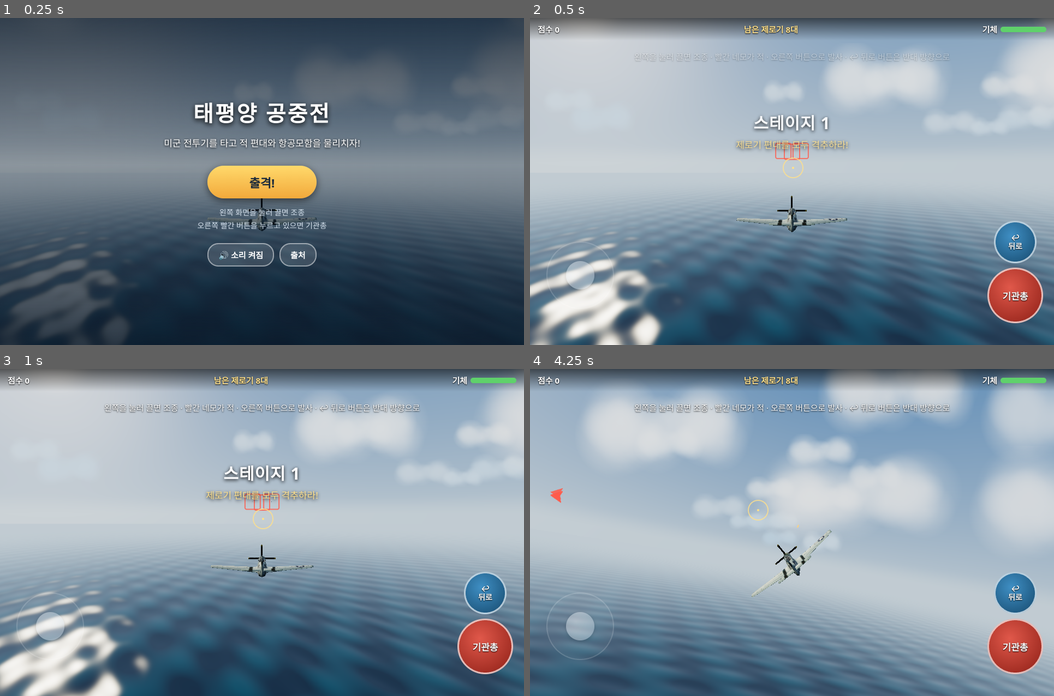
Above: before the commit, frames 1-4 (two rows, left to right).
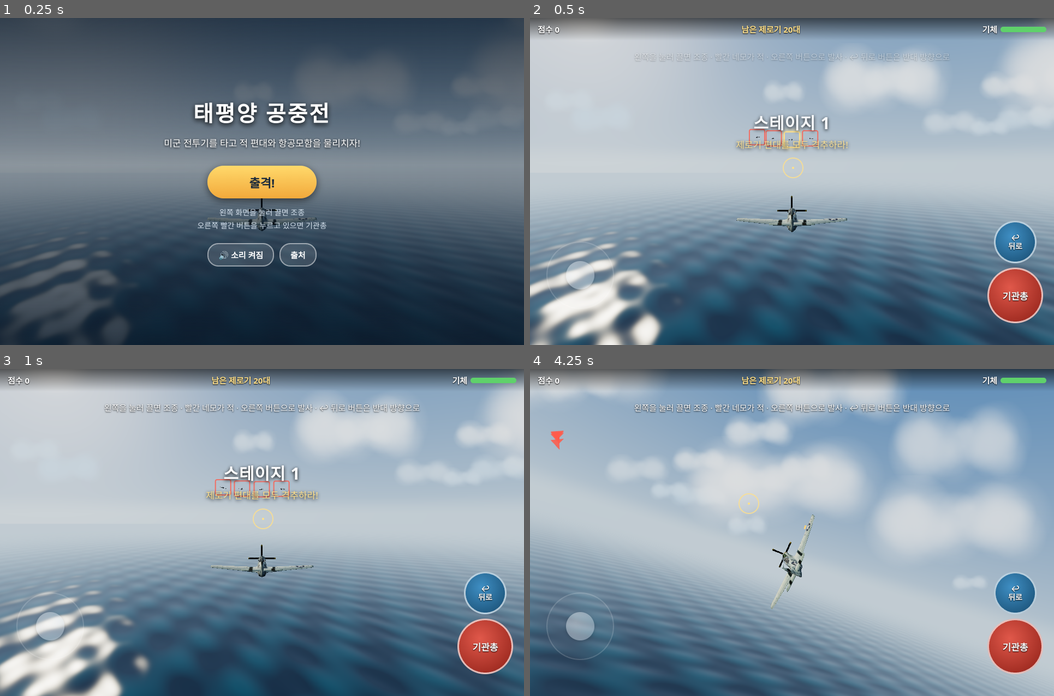
Above: after the commit, the same moments.

Repository: gamjagf/pacific-air-war
Game: browser game, page index.html
Same seed, same stepped clock (60 frames per second), same inputs: the game is played once before the commit and once after it.
Inputs (mouse positions are in pixels of both pictures, inside the frame that each line leads up to):
- Up to frame 1 (0.25 s): no input
- Up to frame 2 (0.5 s): click (792, 181) at 0.27 s
- Up to frame 3 (1 s): no input
- Up to frame 4 (4.25 s): hold Right 1.03-1.53 s; tap Space every 0.5 s from 1.1 to 4.1 s; hold Down 1.58-1.85 s; hold Left 1.9-2.47 s; hold Up 2.52-2.82 s; tap Z at 2.52 s; hold Right 2.87-3.53 s; hold Up 3.58-3.82 s; hold Left from 3.87 s (still down)

Frame 1 is identical in both runs. In frame 2, 0.5% of the frame differs, in the area x 40-56%, y 2-44%; in frame 3, 0.5%; in frame 4, 38%, in the area x 0-100%, y 0-100%.

Commit message:
Make dogfights livelier: steeper bank, longer bullets, bigger and more frequent enemies
- Bank up to ~100 degrees, turn 135 deg/s
- Bullets 650 m/s, ~1.5 km range, tracers grow with distance
- Zeros 1.7x bigger (hit radius 11 m); stage 1 has 4 waves (20 zeros)
- Enemies off-screen for 2.5 s reappear ahead and flee slowly so they are easy to chase
- Stage 3 keeps sending zeros while the boss is alive

Co-Authored-By: Claude Opus 5.5 <noreply@anthropic.com>

Diff:
--- a/js/enemies.js
+++ b/js/enemies.js
@@ -4,11 +4,14 @@
 import { segmentHitsSphere } from './weapons.js';
 
 const SPEED = 66;            // 가까이에선 내 비행기(75)보다 느림 → 뒤를 잡을 수 있음
-const CATCHUP_SPEED = 90;    // 멀리 떨어지면 빨라져서 다시 싸움에 끼어듦
-const MAX_YAW_RATE = 0.62;   // 도는 빠르기 (라디안/초)
+const CATCHUP_SPEED = 105;   // 멀리 떨어지면 빨라져서 얼른 다시 싸움에 끼어듦
+const MAX_YAW_RATE = 0.8;    // 도는 빠르기 (라디안/초). 빨리 돌아와서 화면에 자주 보이게
 const PITCH_RATE = 0.55, MAX_PITCH = 0.6;
 const HP = 4;                // 총알 4발 맞으면 격추
-const RADIUS = 7;            // 명중 판정 크기 (실제 날개보다 넉넉하게)
+const SIZE = 1.7;            // 적 비행기를 실제보다 크게 보이게 (화면에서 잘 보이도록)
+const RADIUS = 11;           // 명중 판정 크기 (커진 날개보다 넉넉하게)
+const AWAY_DIST = 200, AWAY_TIME = 2.5, RETURN_DIST = 420; // 화면 밖(뒤·옆)에 2.5초 넘게 있으면 내 앞 420m로 다시 데려옴
+const FLEE_SPEED = 58;       // 다시 나타난 적은 내 앞에서 같은 쪽으로 천천히 날아감 → 쫓아가서 쏘기 쉬움
 const FIRE_RANGE = 520, FIRE_CONE = 0.12;
 const SHOT_RATE = 7, BURST = 0.9;          // 0.9초 동안 연사하고
 const COOL_MIN = 1.8, COOL_RAND = 1.0;     // 2~3초 쉼
@@ -56,6 +59,7 @@
   // ---------- 적 한 대 만들기 ----------
   function makeEnemy(pos, yaw, latVec) {
     const mesh = models.make('enemy');
+    mesh.scale.setScalar(SIZE);
     mesh.position.copy(pos);
     scene.add(mesh);
     const e = {
@@ -64,7 +68,7 @@
       yaw, pitch: 0, roll: 0, speed: SPEED, hp: HP, radius: RADIUS,
       targetable: true,           // 아직 격추 안 됨 = 총알·표시 대상
       state: 'approach', timer: 0,
-      burst: 0, shotT: 0, cool: 1 + Math.random() * 2, smokeT: 0,
+      burst: 0, shotT: 0, cool: 1 + Math.random() * 2, smokeT: 0, away: 0,
       latVec: latVec.clone(),     // 편대 자리 (다가올 때 옆으로 벌린 거리)
       jit: new THREE.Vector3((Math.random() - 0.5) * 80, (Math.random() - 0.5) * 40, (Math.random() - 0.5) * 80),
       goal: new THREE.Vector3(),
@@ -113,18 +117,30 @@
 
   function evade(e) {
     e.state = 'evade';
-    e.timer = 2.2 + Math.random() * 1.2;
+    e.timer = 1.2 + Math.random() * 0.8;   // 짧게 빠졌다가 금방 다시 공격
     right.crossVectors(e.forward, UP).normalize();
-    e.goal.copy(e.position).addScaledVector(e.forward, 500)
-      .addScaledVector(right, (Math.random() < 0.5 ? -1 : 1) * 350);
+    e.goal.copy(e.position).addScaledVector(e.forward, 300)
+      .addScaledVector(right, (Math.random() < 0.5 ? -1 : 1) * 220);
     e.goal.y = Math.max(140, e.position.y + (Math.random() - 0.3) * 200);
+  }
+
+  function bringBack(e, p) {
+    const a = p.yaw + (Math.random() - 0.5) * 0.9;              // 내 정면에서 좌우로 조금씩 다른 자리
+    e.position.set(p.position.x - Math.sin(a) * RETURN_DIST, 0, p.position.z - Math.cos(a) * RETURN_DIST);
+    e.position.y = clamp(p.position.y + (Math.random() - 0.3) * 120, 140, 900);
+    e.yaw = p.yaw + (Math.random() - 0.5) * 0.5; e.pitch = 0; e.roll = 0; // 나와 같은 쪽을 보고 날아감
+    e.speed = FLEE_SPEED;
+    e.state = 'flee'; e.timer = 5 + Math.random() * 3; e.away = 0; e.burst = 0;
+    e.goal.copy(e.position).addScaledVector(tmp.set(-Math.sin(e.yaw), 0, -Math.cos(e.yaw)), 1500);
+    e.cool = 1.5 + Math.random();
+    apply(e, 0);
   }
 
   const api = {
     list,
 
     // 내 비행기 앞쪽 dist 거리에 V자 편대를 만듦. angle: 앞에서 왼쪽(+)/오른쪽(-)으로 돌린 각
-    spawnFormation(count, { angle = 0, dist = 1400 } = {}) {
+    spawnFormation(count, { angle = 0, dist = 650 } = {}) {
       const p = ctx.player;
       const fwd = new THREE.Vector3(-Math.sin(p.yaw), 0, -Math.cos(p.yaw)).applyAxisAngle(UP, angle);
       const center = p.position.clone().addScaledVector(fwd, dist);
@@ -181,6 +197,10 @@
         const dist = toP.length();
         toP.divideScalar(dist || 1);
 
+        // 화면 밖(내 앞 약 37도 밖)에 오래 있으면 → 내 앞쪽으로 다시 데려와서 화면에 자주 보이게
+        if (dist > AWAY_DIST && p.forward.dot(tmp.copy(toP).negate()) < 0.8) e.away += dt; else e.away = 0;
+        if (e.away > AWAY_TIME) bringBack(e, p);
+
         if (e.state === 'approach') {
           e.goal.copy(p.position).add(e.latVec);
           steer(e, e.goal, dt);
@@ -192,12 +212,16 @@
             .addScaledVector(e.jit, clamp((dist - 200) / 600, 0, 1));
           steer(e, e.goal, dt);
           if (dist < 110) evade(e); // 부딪히기 전에 빠져나감
+        } else if (e.state === 'flee') {               // 내 앞에서 도망 다니다가 시간이 되면 공격
+          e.goal.y = e.position.y;
+          steer(e, e.goal, dt);
+          if ((e.timer -= dt) <= 0 || dist < 120) e.state = 'attack';
         } else if (e.state === 'evade') {
           steer(e, e.goal, dt);
           if ((e.timer -= dt) <= 0) e.state = 'attack';
         }
         // 빠르기: 멀면 따라붙고, 가까우면 느려짐 (아이들이 뒤를 잡을 수 있게)
-        const want = e.state === 'approach' ? SPEED : dist > 380 ? CATCHUP_SPEED : SPEED;
+        const want = e.state === 'flee' ? FLEE_SPEED : e.state === 'approach' ? SPEED : dist > 260 ? CATCHUP_SPEED : SPEED;
         e.speed += (want - e.speed) * Math.min(1, dt * 0.8);
         apply(e, dt);
 
--- a/js/player.js
+++ b/js/player.js
@@ -3,8 +3,8 @@
 import * as THREE from 'three';
 
 const SPEED = 75;          // 비행 속도 (m/초)
-const MAX_BANK = 1.05;     // 최대 기울기 (라디안, 약 60도)
-const TURN = 1.7;          // 기울기에 따른 선회 빠르기 (끝까지 밀면 반 바퀴 약 2초)
+const MAX_BANK = 1.75;     // 최대 기울기 (라디안, 약 100도 = 90도 넘게 눕힘)
+const TURN = 1.35;         // 기울기에 따른 선회 빠르기 (끝까지 밀면 반 바퀴 약 1.5초)
 const ROLL_RATE = 5;       // 조이스틱을 따라 기우는 빠르기
 const PITCH_RATE = 0.85;   // 기수 올리고 내리는 빠르기
 const MAX_PITCH = 0.95;    // 최대 상승·하강 각 (약 55도)
--- a/js/stages.js
+++ b/js/stages.js
@@ -13,10 +13,12 @@
     bgm: 'bgm',
     create(ctx) {
       const squad = createSquad(ctx);
-      // 1차 편대 3대가 앞에서, 2차 편대 5대가 오른쪽 앞에서 옴
+      // 편대 4개가 쉴 틈 없이 이어서 옴 (앞 편대가 2대만 남으면 다음 편대 출발 → 화면에 늘 여러 대)
       const waves = [
-        { count: 3, angle: 0 },
-        { count: 5, angle: -0.8, banner: ['2차 편대 접근!', '오른쪽 앞에서 제로기 5대가 온다'] },
+        { count: 4, angle: 0 },
+        { count: 5, angle: -0.5, banner: ['2차 편대 접근!', '오른쪽 앞에서 제로기 5대가 온다'] },
+        { count: 5, angle: 0.5, banner: ['3차 편대 접근!', '왼쪽 앞에서 제로기 5대가 온다'] },
+        { count: 6, angle: 0, banner: ['마지막 편대!', '정면에서 제로기 6대가 온다'] },
       ];
       let wave = 0, pending = false, wait = 0;
       squad.spawnFormation(waves[0].count, waves[0]);
@@ -26,10 +28,10 @@
         targets: squad.list,
         update(dt) {
           squad.update(dt);
-          if (squad.remaining() > 0 || wave >= waves.length - 1) return;
-          if (!pending) {                     // 한 편대를 다 잡으면 잠깐 쉬고 다음 편대
-            pending = true; wait = 3;
-            ctx.heal(25);                     // 쉬는 동안 기체를 조금 고쳐 줌
+          if (squad.remaining() > 2 || wave >= waves.length - 1) return;
+          if (!pending) {                     // 거의 다 잡으면 1초 뒤 다음 편대
+            pending = true; wait = 1;
+            ctx.heal(15);                     // 기체를 조금 고쳐 줌
             ctx.ui.banner(...waves[wave + 1].banner);
           } else if ((wait -= dt) <= 0) {
             pending = false;
@@ -88,10 +90,10 @@
       fleet.add('destroyer', -280, -950);
       fleet.add('destroyer', 280, -1250);
       fleet.add('destroyer', 0, -1500);
-      squad.spawnFormation(2, { dist: 1000 });
+      squad.spawnFormation(3, { dist: 800 });
 
       const targets = [];          // 제로기 + 배를 한 목록으로 (총알·표시·조준 도움에 씀)
-      let t = 0, tips = 0, launched = false, sunkT = 0;
+      let t = 0, tips = 0, launched = false, sunkT = 0, reinforce = 3;
       const deck = new THREE.Vector3();
       return {
         targets,
@@ -112,6 +114,13 @@
             ctx.ui.banner('보스가 화났다!', '갑판에서 제로기 2대가 날아오른다', 3000);
             ctx.heal(20);            // 조금 힘내라고 기체를 고쳐 줌
           }
+          // 지키는 제로기가 2대 이하로 줄면 3초 뒤 앞쪽에서 2대가 새로 옴 (보스가 살아 있는 동안 계속)
+          if (boss.targetable && squad.remaining() <= 2) {
+            if ((reinforce -= dt) <= 0) {
+              reinforce = 3;
+              squad.spawnFormation(2, { angle: (Math.random() - 0.5) * 1.2 });
+            }
+          } else reinforce = 3;
           ctx.ui.setBoss(boss.targetable ? boss.hp / boss.maxHp : null); // 격침되면 막대를 숨김
           if (!boss.targetable) sunkT += dt;
         },
--- a/js/weapons.js
+++ b/js/weapons.js
@@ -3,8 +3,9 @@
 import * as THREE from 'three';
 
 const FIRE_RATE = 14;        // 초당 총알 수
-const BULLET_SPEED = 520;    // 비행기 속도에 더해지는 총알 속도 (m/초)
-const BULLET_LIFE = 1.3;
+const BULLET_SPEED = 650;    // 비행기 속도에 더해지는 총알 속도 (m/초)
+const BULLET_LIFE = 2.2;     // 약 1.5km 날아감
+const BULLET_GROW = 250;     // 멀리 갈수록 예광탄을 굵게 → 멀리까지 날아가는 게 눈에 보임
 const BOMB_COOLDOWN = 1.4;   // 폭탄 다시 쓸 수 있을 때까지 (초)
 const GRAVITY = 14;          // 게임이라 실제(9.8)보다 조금 빨리 떨어지게
 const ASSIST_ANGLE = 0.1;    // 조준 도움: 조준점에서 약 6도 안의 적이면
@@ -23,7 +24,7 @@
 
 export function createWeapons(scene) {
   // ---------- 총알 ----------
-  const bulletGeo = new THREE.BoxGeometry(0.4, 0.4, 9);
+  const bulletGeo = new THREE.BoxGeometry(0.5, 0.5, 16);
   const bulletMat = new THREE.MeshBasicMaterial({ color: 0xffd27a, fog: false, toneMapped: false });
   const bullets = [];
   for (let i = 0; i < 70; i++) {
@@ -104,7 +105,8 @@
         const b = bullets[bi = (bi + 1) % bullets.length];
         b.alive = true; b.life = BULLET_LIFE;
         b.mesh.visible = true;
-        b.mesh.position.set(side * 2.6, -0.3, -2).applyMatrix4(player.mesh.matrixWorld);
+        b.mesh.position.set(side * 2.6, -0.3, -8).applyMatrix4(player.mesh.matrixWorld);
+        b.mesh.scale.set(1, 1, 1);
         b.prev.copy(b.mesh.position);
         dir.copy(player.forward);
         if (best) {
@@ -122,6 +124,8 @@
         b.life -= dt;
         b.prev.copy(b.mesh.position);
         b.mesh.position.addScaledVector(b.vel, dt);
+        const g = 1 + (BULLET_LIFE - b.life) * BULLET_SPEED / BULLET_GROW;
+        b.mesh.scale.set(g, g, 1 + (g - 1) * 0.5);
         for (const t of targets) {                   // 적에 맞음 (배는 testSeg로 배 모양 판정)
           if (!t.targetable) continue;
           const hitIt = t.testSeg ? t.testSeg(b.prev, b.mesh.position)
